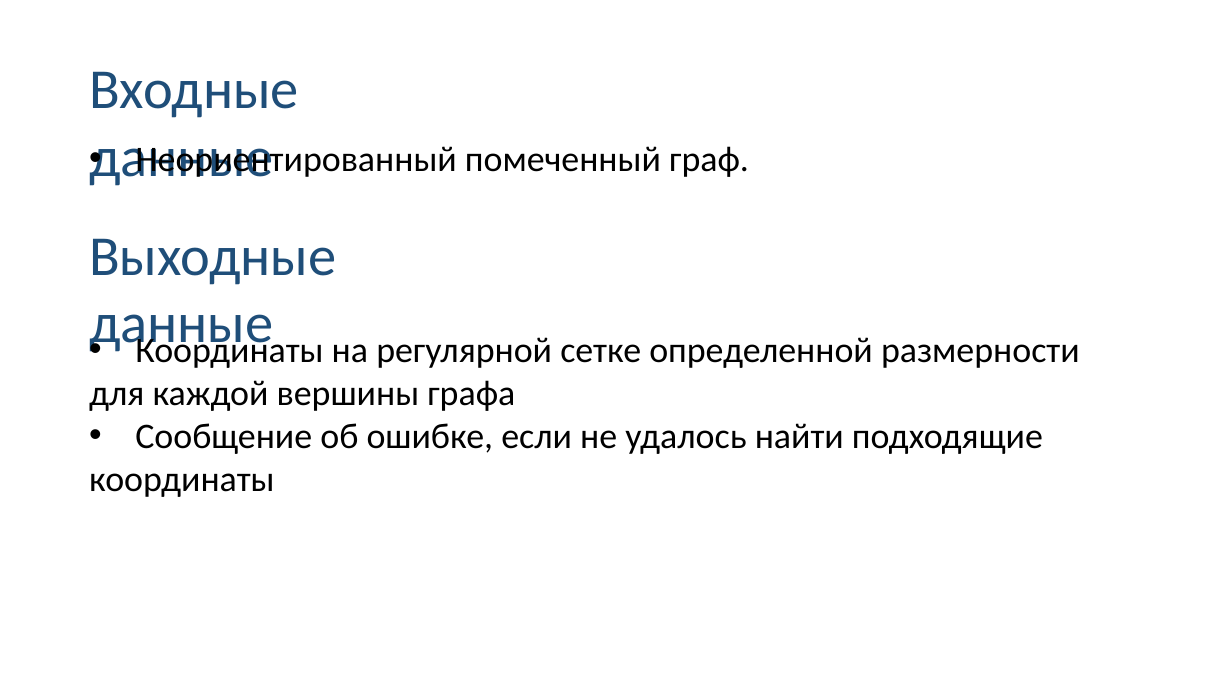
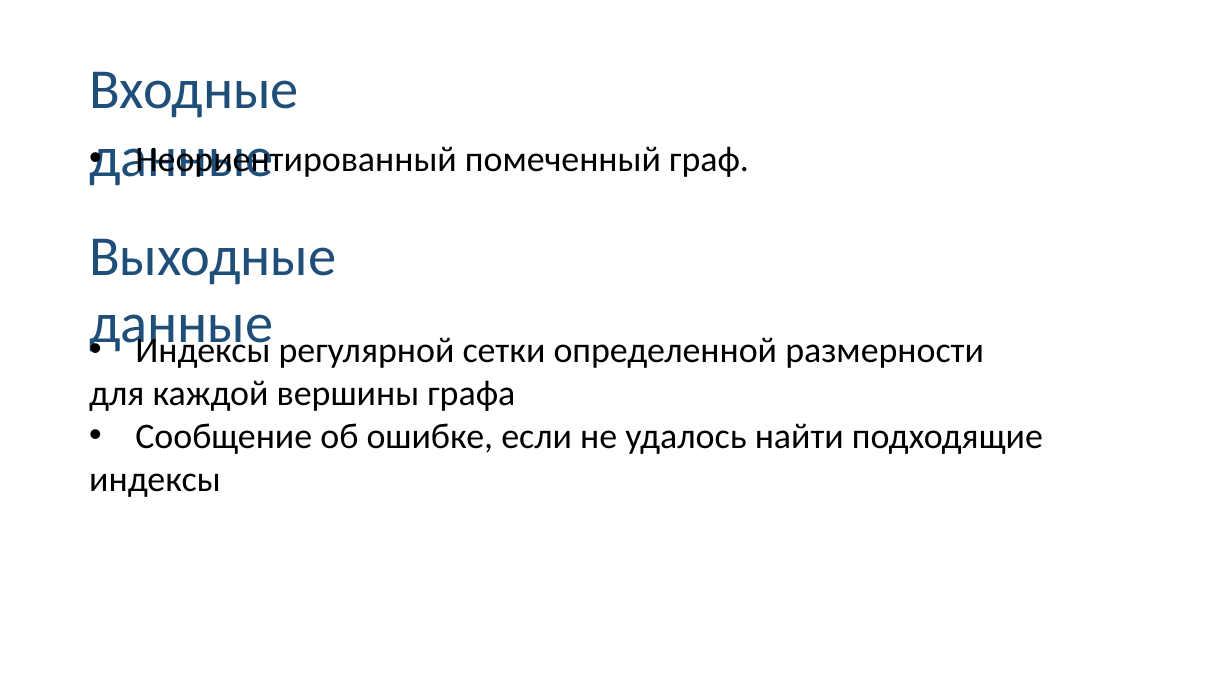
Before and after one commit to Linserous/NumericalGridGeneration, a slide deck: slide 10 of docs/Презентация v0.8.1.pptx. Drawn at 1232x693 pixels with LibreOffice and Linux fonts; fonts in the diff are those of the drawing. Boxes give left, top, right and bottom in pixels: in the first picture for what was removed or moved away, otherwise in the second. Text is boxed around its words. In the diff, an @@ line names an element or a change of style, - is before the commit and + after.

```diff
--- a/docs/Презентация v0.8.1.pptx
+++ b/docs/Презентация v0.8.1.pptx
@@ text at box(135, 332, 984, 368): text changed @@
-• Координаты на регулярной сетке определенной размерности
+• Индексы регулярной сетки определенной размерности
@@ text at box(89, 473, 221, 497): text changed @@
-координаты
+индексы
```
Also in this commit, not shown: 10 other slides changed, 1 slide added.
